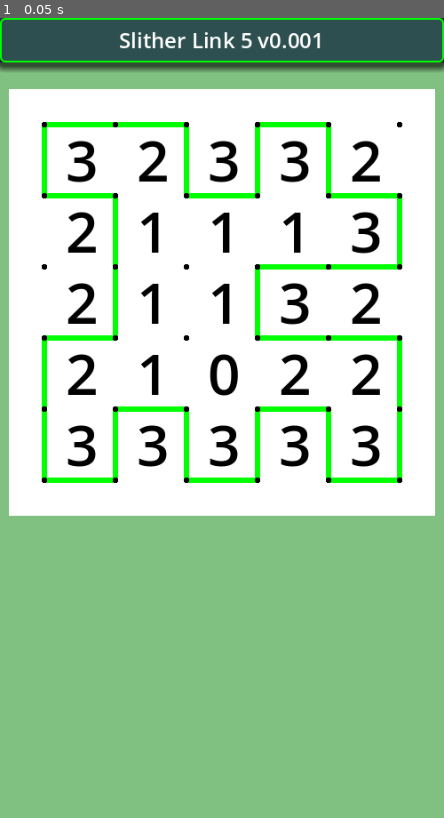
Above: before the commit, frame 1.
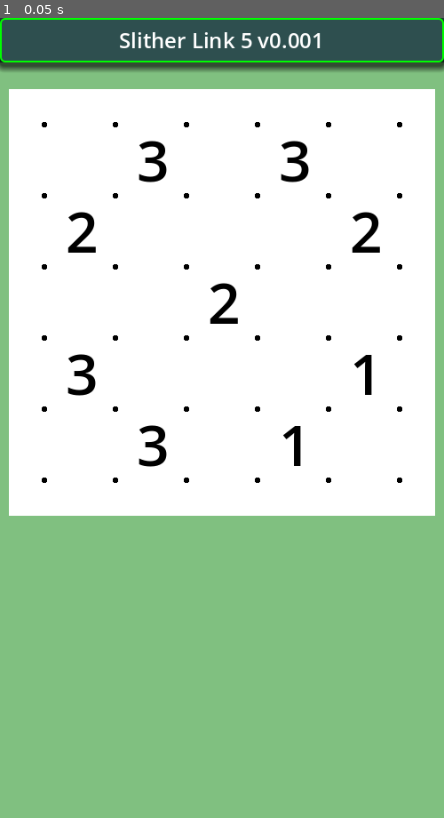
Above: after the commit, the same moment.

Repository: vivisuke/SlitherLink5
Game: Godot game, scene res://main.tscn
Same seed, same stepped clock (60 frames per second), same inputs: the game is played once before the commit and once after it.
Inputs:
- Up to frame 1 (0.05 s): no input

The runs differ from the first frame. In frame 1, 7.1% of the frame differs, in the area x 9-91%, y 13-59%.

Commit message:
0012 ◎ C 02/20 02/20 0.001│ToDo│手がかり数字：空欄シンボルは ANY に変更

Diff:
--- a/SlitherLink5/classes/Board5x5.gd
+++ b/SlitherLink5/classes/Board5x5.gd
@@ -6,7 +6,7 @@
 const N_HORZ = 5
 const N_VERT = 5
 const N_CELLS = N_HORZ * N_VERT
-const EMPTY = -1
+const ANY = -1
 # 各格子点の接続状態
 const LINK_EMPTY = 0
 const LINK_UP = 1
@@ -30,7 +30,7 @@
 	return links[ix] > 0
 func _init():
 	clue_num.resize(N_CELLS)
-	clue_num.fill(EMPTY)
+	clue_num.fill(ANY)
 	links.resize(LINK_ARY_SIZE)
 	links.fill(LINK_WALL)
 	for y in range(N_VERT+1):
@@ -129,7 +129,7 @@
 	return false
 func make_loop_random():
 	make_loop()
-	for i in range(10):
+	for i in range(6):
 		var lst = []
 		for ix in range(xyToLinkIX(5, 5)+1):
 			if links[ix] == LINK_EMPTY: lst.push_back(ix)
--- a/SlitherLink5/scripts/main.gd
+++ b/SlitherLink5/scripts/main.gd
@@ -23,16 +23,10 @@
 	return x + (y + 1) * LINK_ARY_WIDTH
 func _ready():
 	bd = CBoard5x5.new()
-	bd.make_loop_random()
-	#bd.set_clue_num(q1)
-	##bd.move_line2_up(xyToLinkIX(2, 0))
-	##bd.move_line2_right(xyToLinkIX(5, 1))
-	##bd.move_line2_left(xyToLinkIX(3, 2))
-	##bd.move_line2_left(xyToLinkIX(0, 2))
-	##bd.move_line2_down(xyToLinkIX(1, 5))
-	##bd.move_line2_down(xyToLinkIX(3, 5))
-	##bd.move_line2_right(xyToLinkIX(5, 4))
-	bd.links_to_nums()
+	#bd.make_loop()
+	#bd.make_loop_random()
+	bd.set_clue_num(q1)
+	#bd.links_to_nums()
 	init_labels()
 	update_num_labels()
 	$Board/Grid.links = bd.links
Not shown, changed: SlitherLink5.spr
